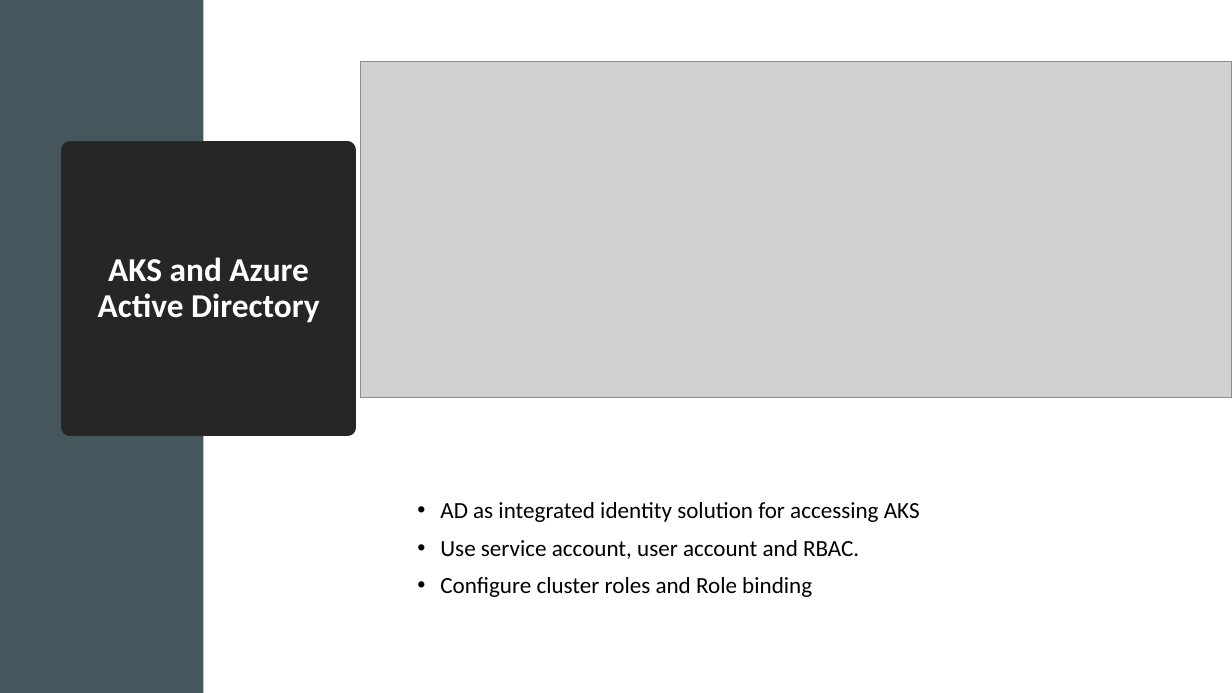
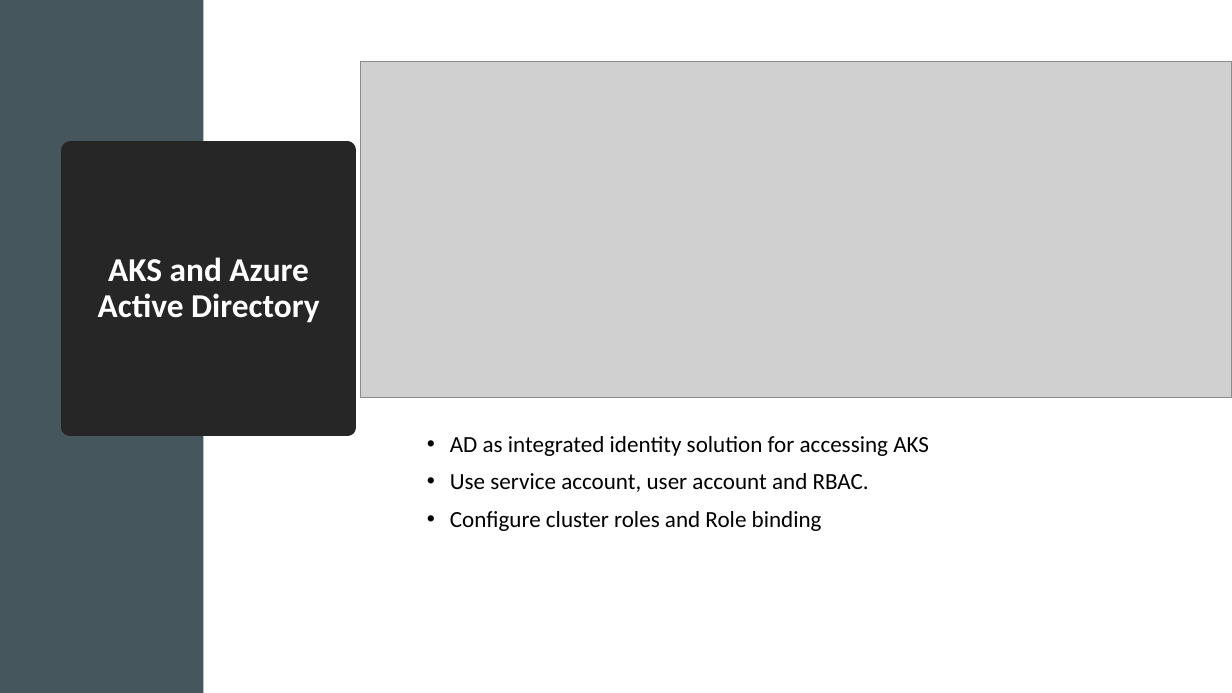
Before and after one commit to rahulrajdevopscloud/aks, a slide deck: slide 12 of AKSZerotoHero.pptx. Drawn at 1232x693 pixels with LibreOffice and Linux fonts; fonts in the diff are those of the drawing; grey boxes stand for pictures. Boxes give left, top, right and bottom in pixels: in the first picture for what was removed or moved away, otherwise in the second. Text is boxed around its words. In the diff, an @@ line names an element or a change of style, - is before the commit and + after.

```diff
--- a/AKSZerotoHero.pptx
+++ b/AKSZerotoHero.pptx
@@ text "AD as integrated identity solution ...": place and size @@
-text "AD as integrated identity solution ..." at <box>440,502,920,597</box>
+text "AD as integrated identity solution ..." at <box>450,436,929,531</box>
```
Also in this commit, not shown: 4 other slides changed, 1 slide added, 1 slide removed, 3 other files.
